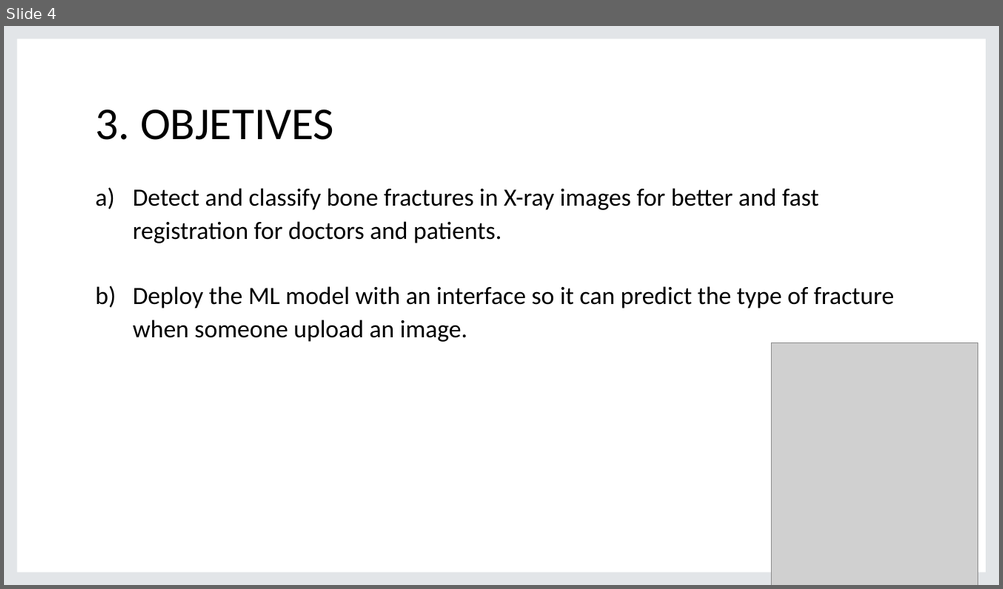
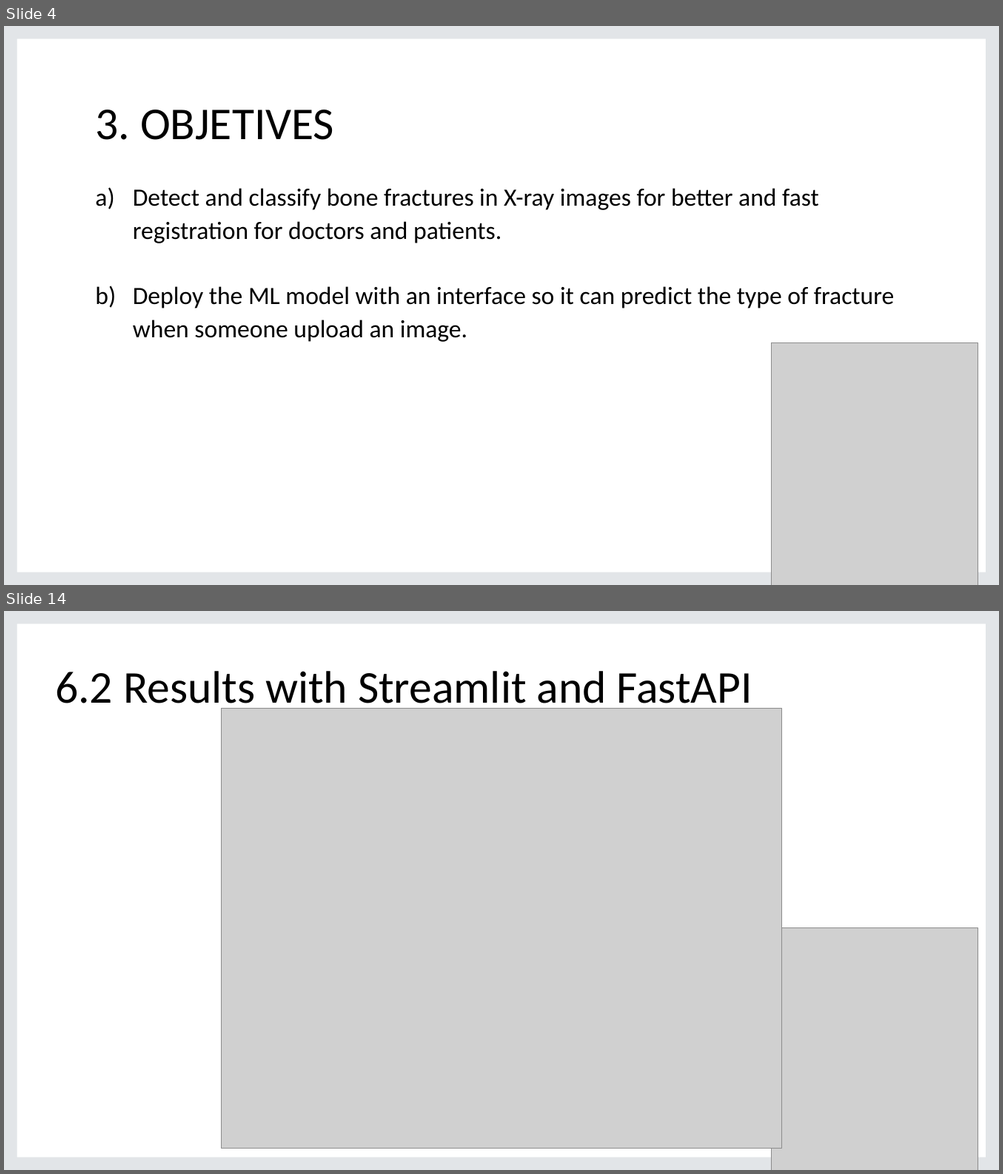
Before and after one commit to JoaquinAyzanoa/PortafolioJA, a slide deck: Fracture Bone Detection/BFD presentation.pptx. Shown one above the other, each under a label of ours: slide 4 before the commit, slides 4 and 14 after it; the slides between them are not shown. The pictures are 1003x589 and 1003x1174 pixels, drawn with LibreOffice and Linux fonts; fonts in the diff are those of the drawing; grey boxes stand for pictures; background and template pictures are left out. Boxes give left, top, right and bottom in pixels: in the first picture for what was removed or moved away, otherwise in the second. Text is boxed around its words. In the diff, an @@ line names an element or a change of style, - is before the commit and + after.

```diff
--- a/Fracture Bone Detection/BFD presentation.pptx
+++ b/Fracture Bone Detection/BFD presentation.pptx
@@ slide 14 added at (4,611,999,1170), background picture (left out); not listed: 1 template element that a slide beside it also shows @@
@@ title added at (55,671,752,714), 44 pt, text #000000 @@
+6.2 Results with Streamlit and FastAPI
@@ picture added at (221,708,782,1149) @@
@@ picture added at (771,929,979,1170) @@
```
Also in this commit, not shown: 1 slide changed, 14 other slides added, 1 slide removed, 17 other files.
